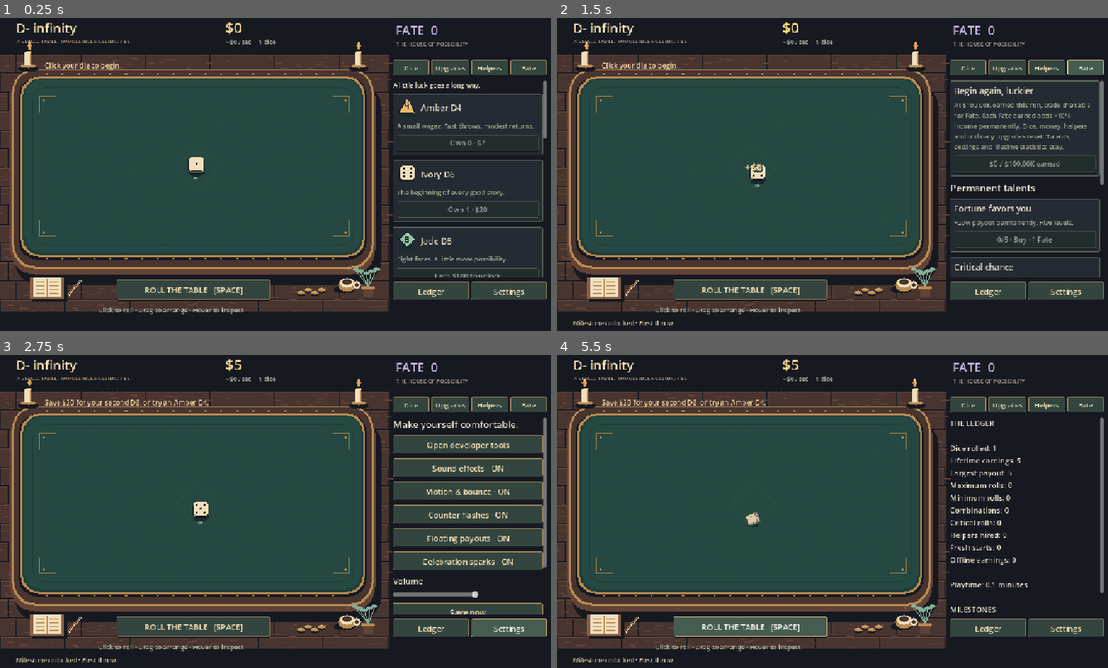
Above: before the commit, frames 1-4 (two rows, left to right).
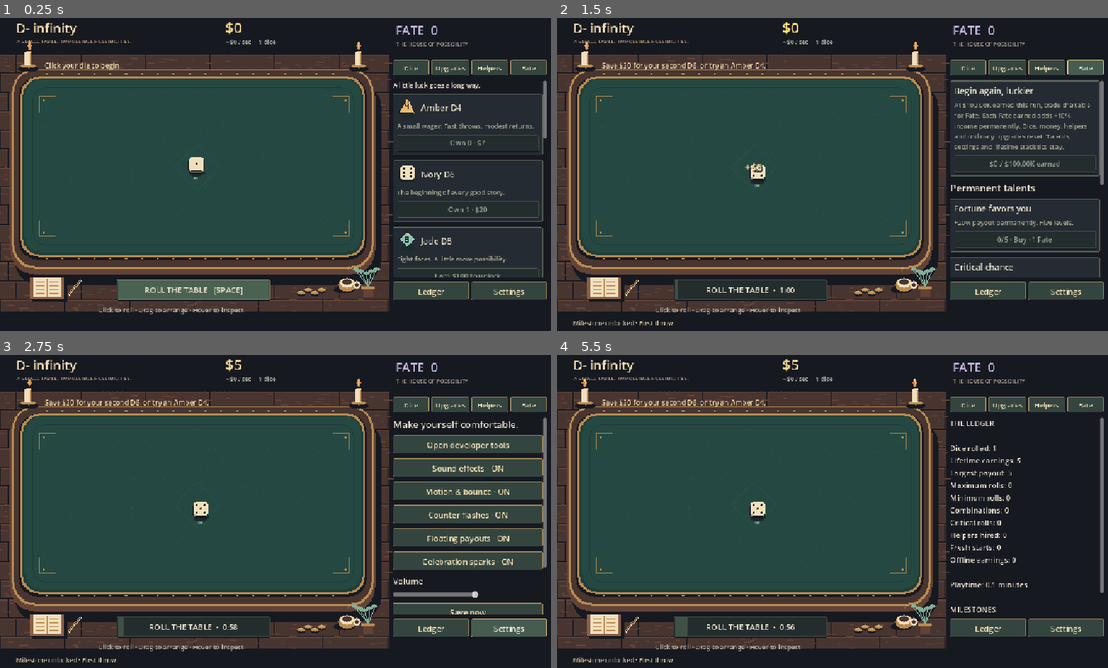
Above: after the commit, the same moments.

Repository: AmitShok/Dice-Incremental-game
Game: Godot game, scene res://scenes/main.tscn
Two runs of this game, one before a commit and one after it. Both use one fixed random seed, a clock stepped at 60 frames per second and the inputs below.
Inputs (mouse positions are in pixels of both pictures, inside the frame that each line leads up to):
- Up to frame 1 (0.25 s): no input
- Up to frame 2 (1.5 s): click "ROLL THE TABLE [SPACE]" at 0.5 s; click "Fate" at 1.25 s
- Up to frame 3 (2.75 s): click "Settings" at 2 s
- Up to frame 4 (5.5 s): click "Dice" at 2.75 s; click "Upgrades" at 3.5 s; click "Ledger" at 4.25 s; click (749, 627) at 5 s, where only the run before the commit has a clickable "ROLL THE TABLE [SPACE]"

The runs differ from the first frame. In frame 1, 1.5% of the frame differs, in the area x 21-49%, y 83-90%; in frame 2, 0.6%; in frame 3, 0.4%; in frame 4, 1.9%, in the area x 21-50%, y 46-90%.

Commit message:
Add persistent sixty-second table roll cooldown and progress button

Diff:
--- a/core/game_session.gd
+++ b/core/game_session.gd
@@ -23,6 +23,18 @@
 		roller.rng.state = state.rng_state.to_int()
 	economy = EconomyService.new(state, registry)
 	progression = ProgressionService.new(state, registry, economy, events)
+
+func roll_table() -> bool:
+	if paused or state.table_roll_remaining > 0.0:
+		return false
+	var ids: Array[int] = []
+	for die in state.dice:
+		ids.append(die.id)
+	if not request_roll(ids):
+		return false
+	state.table_roll_remaining = GameState.TABLE_ROLL_COOLDOWN
+	events.changed.emit()
+	return true
 
 func request_roll(ids: Array, source: String = "manual", depth: int = 0) -> bool:
 	if paused or depth > 4 or pending.size() >= 100:
@@ -106,6 +118,7 @@
 	if paused or not is_finite(delta) or delta <= 0:
 		return
 	StatisticsService.increment(state, "playtime", delta)
+	state.table_roll_remaining = maxf(0.0, state.table_roll_remaining - delta)
 	var completed: Array[int] = []
 	for key in pending:
 		pending[key].remaining -= delta
@@ -138,6 +151,7 @@
 
 func offline(seconds: float) -> float:
 	var elapsed: float = clampf(seconds, 0, 14400)
+	state.table_roll_remaining = maxf(0.0, state.table_roll_remaining - elapsed)
 	var amount: float = minf(GameState.MAX_AMOUNT, automation.expected_income(self) * elapsed * 0.5)
 	economy.credit(amount)
 	StatisticsService.increment(state, "offline_earned", amount)
--- a/core/state/game_state.gd
+++ b/core/state/game_state.gd
@@ -3,6 +3,8 @@
 
 const MAX_AMOUNT: float = 1e100
 const MAX_DICE: int = 100
+const TABLE_ROLL_COOLDOWN: float = 60.0
+var table_roll_remaining: float = 0.0
 var money: float = 0.0
 var run_earned: float = 0.0
 var dice: Array[DiceInstance] = []
@@ -46,7 +48,8 @@
 		"talents": talents.duplicate(true), "statistics": statistics.duplicate(true),
 		"achievements": achievements.duplicate(), "helpers": helpers, "prestige_points": prestige_points,
 		"prestige_total": prestige_total, "next_id": next_id, "tutorial_step": tutorial_step,
-		"settings": settings.duplicate(true), "last_saved": last_saved, "rng_state": rng_state}
+		"settings": settings.duplicate(true), "last_saved": last_saved, "rng_state": rng_state,
+		"table_roll_remaining": table_roll_remaining}
 
 static func valid_number(value: Variant, lower: float = 0.0, upper: float = MAX_AMOUNT) -> bool:
 	return (value is float or value is int) and is_finite(float(value)) and float(value) >= lower and float(value) <= upper
@@ -60,6 +63,9 @@
 	if not data.get("dice") is Array or data.dice.size() > MAX_DICE:
 		return null
 	var result := GameState.new()
+	if not valid_number(data.get("table_roll_remaining", 0.0), 0.0, TABLE_ROLL_COOLDOWN):
+		return null
+	result.table_roll_remaining = float(data.get("table_roll_remaining", 0.0))
 	result.money = float(data.money)
 	result.run_earned = float(data.get("run_earned", 0))
 	var seen: Dictionary = {}
--- a/scenes/ui/hud.tscn
+++ b/scenes/ui/hud.tscn
@@ -1,4 +1,11 @@
-[gd_scene format=3]
+[gd_scene load_steps=4 format=3]
+
+[ext_resource type="Script" path="res://ui/roll_table_button.gd" id="roll"]
+
+[sub_resource type="StyleBoxEmpty" id="empty"]
+
+[sub_resource type="StyleBoxFlat" id="fill"]
+bg_color = Color(0.49, 0.65, 0.49, 0.3)
 
 [node name="HUD" type="Control"]
 layout_mode = 3
@@ -106,4 +113,31 @@
 offset_right = 545.0
 offset_bottom = 579.0
 focus_mode = 0
+script = ExtResource("roll")
+
+[node name="CooldownFill" type="ProgressBar" parent="RollButton"]
+layout_mode = 1
+anchors_preset = 15
+anchor_right = 1.0
+anchor_bottom = 1.0
+offset_left = 3.0
+offset_top = 3.0
+offset_right = -3.0
+offset_bottom = -3.0
+mouse_filter = 2
+max_value = 60.0
+value = 60.0
+step = 0.0
+show_percentage = false
+theme_override_styles/background = SubResource("empty")
+theme_override_styles/fill = SubResource("fill")
+
+[node name="Caption" type="Label" parent="RollButton"]
+layout_mode = 1
+anchors_preset = 15
+anchor_right = 1.0
+anchor_bottom = 1.0
+mouse_filter = 2
+horizontal_alignment = 1
+vertical_alignment = 1
 text = "ROLL THE TABLE   [SPACE]"
--- a/scripts/game_manager.gd
+++ b/scripts/game_manager.gd
@@ -22,10 +22,7 @@
 	last_tick_usec = Time.get_ticks_usec() - start
 
 func roll_all_dice() -> void:
-	var ids: Array[int] = []
-	for die in session.state.dice:
-		ids.append(die.id)
-	session.request_roll(ids)
+	session.roll_table()
 
 func _notification(what: int) -> void:
 	if what == NOTIFICATION_WM_CLOSE_REQUEST and not testing:
--- /dev/null
+++ b/tests/table_cooldown_runner.gd
@@ -0,0 +1,71 @@
+extends SceneTree
+var failures: int = 0
+
+func _initialize() -> void:
+	call_deferred("run")
+
+func check(value: bool, message: String) -> void:
+	if not value:
+		failures += 1
+		push_error(message)
+
+func run() -> void:
+	if not OS.get_cmdline_user_args().has("--test"):
+		quit(1)
+		return
+	var manager: Node = root.get_node("GameManager")
+	manager.set_process(false)
+	var game: GameSession = manager.session
+	var main: Control = load("res://scenes/main.tscn").instantiate()
+	root.add_child(main)
+	var button: Button = main.get_node("HUD/RollButton")
+	button.pressed.emit()
+	await process_frame
+	await process_frame
+	check(game.state.table_roll_remaining == 60 and button.disabled and button.caption.text.ends_with("1:00") and button.fill.value == 0, "Starts full minute with empty bar")
+	var next_roll: int = game.next_roll
+	button.pressed.emit()
+	var space := InputEventKey.new()
+	space.keycode = KEY_SPACE
+	space.pressed = true
+	main._unhandled_key_input(space)
+	check(game.next_roll == next_roll, "Button and Space cannot bypass cooldown")
+	game.tick(30)
+	await process_frame
+	await process_frame
+	check(button.caption.text.ends_with("0:30") and button.fill.value == 30, "Halfway time and progress agree")
+	var folder: String = OS.get_environment("DICE_TEST_OUTPUT")
+	if not folder.is_empty():
+		await RenderingServer.frame_post_draw
+		root.get_texture().get_image().save_png(folder.path_join("roll-cooldown.png"))
+	var restored: GameState = GameState.restore(game.state.snapshot(), game.registry)
+	check(restored != null and restored.table_roll_remaining == 30, "Cooldown saves and restores")
+	var reloaded := GameSession.new(game.registry, restored)
+	reloaded.offline(5)
+	check(reloaded.state.table_roll_remaining == 25, "Offline time reduces remaining cooldown")
+	game.state.dice[0].cooldown = 0
+	check(game.request_roll([game.state.dice[0].id]), "Individual roll still works during table cooldown")
+	game.paused = true
+	game.tick(5)
+	check(game.state.table_roll_remaining == 30, "Pause freezes cooldown")
+	game.paused = false
+	game.tick(29.5)
+	await process_frame
+	await process_frame
+	check(button.disabled and button.caption.text.ends_with("0:01"), "Last fractional second stays disabled")
+	game.tick(0.5)
+	await process_frame
+	await process_frame
+	check(not button.disabled and button.fill.value == 60 and button.caption.text.contains("SPACE"), "Ready at exactly 60 seconds")
+	main._unhandled_key_input(space)
+	check(game.state.table_roll_remaining == 60, "Space starts the next cooldown")
+	var old: Dictionary = game.state.snapshot()
+	old.erase("table_roll_remaining")
+	check(GameState.restore(old, game.registry).table_roll_remaining == 0, "Older saves start ready")
+	old.table_roll_remaining = -1
+	check(GameState.restore(old, game.registry) == null, "Invalid saved cooldown rejected")
+	var busy := GameSession.new(game.registry)
+	busy.request_roll([busy.state.dice[0].id])
+	check(not busy.roll_table() and busy.state.table_roll_remaining == 0, "No cooldown consumed when no die can roll")
+	print("TABLE COOLDOWN: ", failures, " failures")
+	quit(1 if failures else 0)
--- /dev/null
+++ b/ui/roll_table_button.gd
@@ -0,0 +1,22 @@
+extends Button
+
+@onready var manager: Node = get_node("/root/GameManager")
+@onready var fill: ProgressBar = $CooldownFill
+@onready var caption: Label = $Caption
+
+func _ready() -> void:
+	_refresh()
+
+func _process(_delta: float) -> void:
+	_refresh()
+
+func _refresh() -> void:
+	var remaining: float = manager.session.state.table_roll_remaining
+	disabled = remaining > 0.0 or manager.session.paused
+	fill.value = GameState.TABLE_ROLL_COOLDOWN - remaining
+	if remaining > 0.0:
+		var seconds: int = ceili(remaining)
+		caption.text = "ROLL THE TABLE  ·  %d:%02d" % [int(seconds / 60), seconds % 60]
+	else:
+		caption.text = "ROLL THE TABLE   [SPACE]"
+	tooltip_text = "Ready in %d seconds" % ceili(remaining) if remaining > 0 else "Roll all ready dice · 60-second cooldown"
Not shown, added: tests/table_cooldown_runner.gd.uid
Not shown, added: ui/roll_table_button.gd.uid
Not shown, changed: CHANGELOG.md
Not shown, changed: ECONOMY.md
Not shown, changed: SAVE_FORMAT.md
